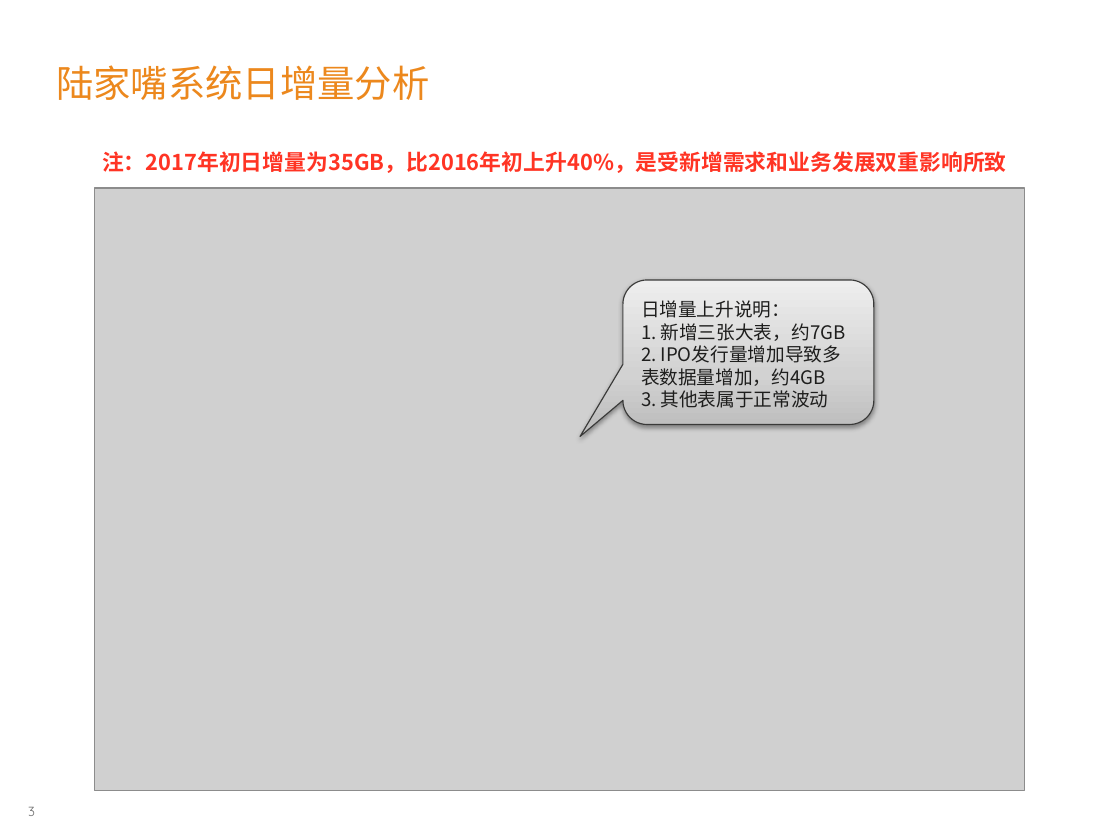
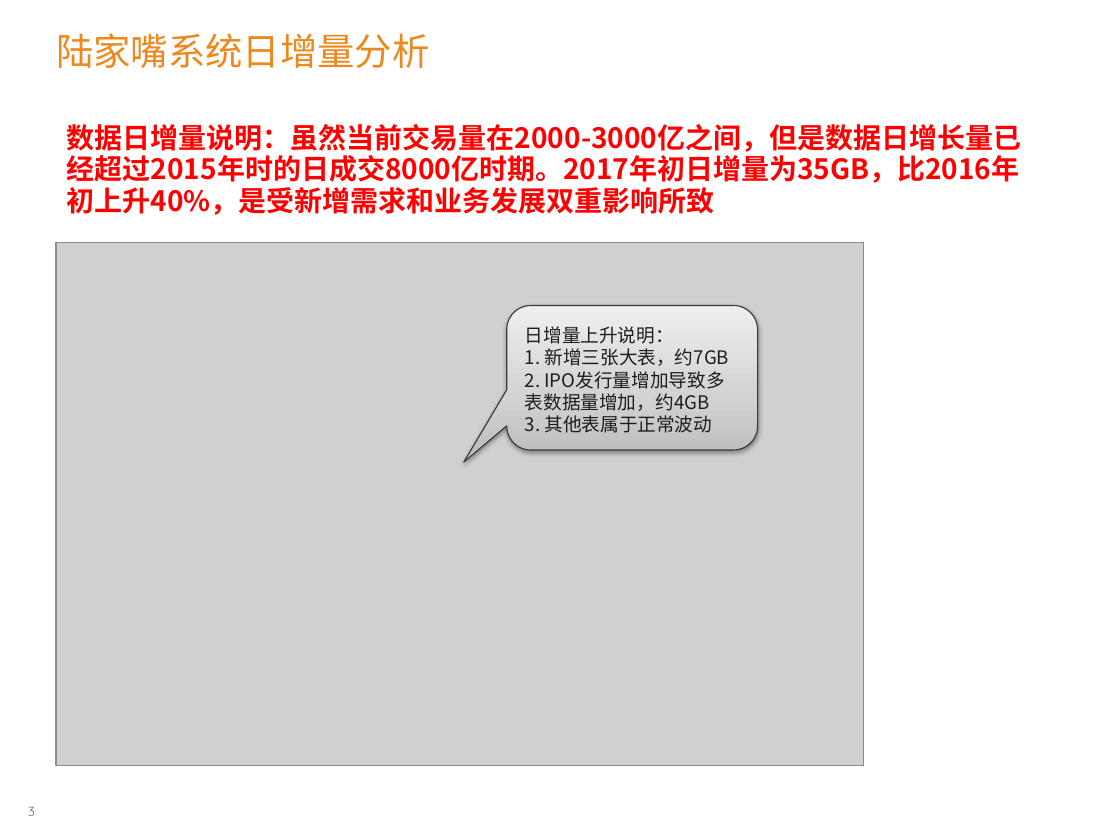
Before and after one commit to yaoran2000/MyTeradata, a slide deck: slide 3 of customers/上交所/陆家嘴系统2015年扩容补充说明.pptx. Drawn at 1120x840 pixels with LibreOffice and Linux fonts; fonts in the diff are those of the drawing; grey boxes stand for pictures; background and template pictures are left out. Boxes give left, top, right and bottom in pixels: in the first picture for what was removed or moved away, otherwise in the second. Text is boxed around its words. In the diff, an @@ line names an element or a change of style, - is before the commit and + after.

```diff
--- a/customers/上交所/陆家嘴系统2015年扩容补充说明.pptx
+++ b/customers/上交所/陆家嘴系统2015年扩容补充说明.pptx
@@ title "陆家嘴系统日增量分析": place and size @@
-title "陆家嘴系统日增量分析" at box(56, 65, 429, 100)
+title "陆家嘴系统日增量分析" at box(56, 33, 429, 68)
@@ text at box(67, 124, 1022, 215): text changed; size 14 to 18 pt; text colour gradient #751200 to #FF3425 to #FFEDEC to #FF0000 @@
-注：2017年初日增量为35GB，比2016年初上升40%，是受新增需求和业务发展双重影响所致
+数据日增量说明：虽然当前交易量在2000-3000亿之间，但是数据日增长量已经超过2015年时的日成交8000亿时期。2017年初日增量为35GB，比2016年初上升40%，是受新增需求和业务发展双重影响所致
@@ picture: place and size @@
-picture at box(94, 188, 1025, 791)
+picture at box(56, 242, 864, 765)
@@ rounded speech box "日增量上升说明：": place and size @@
-rounded speech box "日增量上升说明：" at box(623, 280, 874, 424)
+rounded speech box "日增量上升说明：" at box(506, 306, 757, 450)
```
Also in this commit, not shown: 2 other slides changed, 18 other files.
